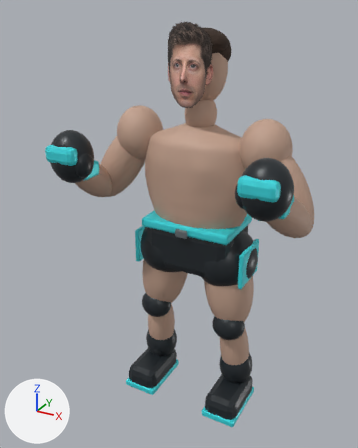
Before and after pictures for a commit that changed the glTF model public/models/sam_altman.glb.
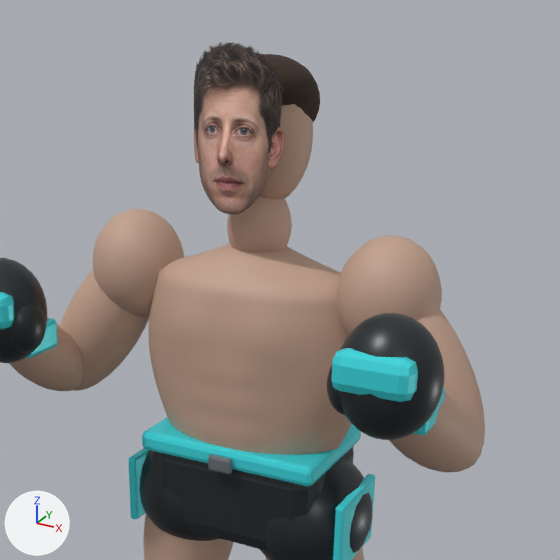
Old and new are each drawn whole from a camera (50 mm lens) standing at (1.14, -2.28, 2.23) and looking at (-0.04, -0.15, 1.16) and again close up on the part from 20% to 98% of the width and 0% to 63% of the height. The lights are fixed; the arrows at lower left show +X, +Y and +Z. The first two pictures are the older version. Vertices at exactly the same position are counted once.

Objects in the first close-up: 'sam_altman_body'.
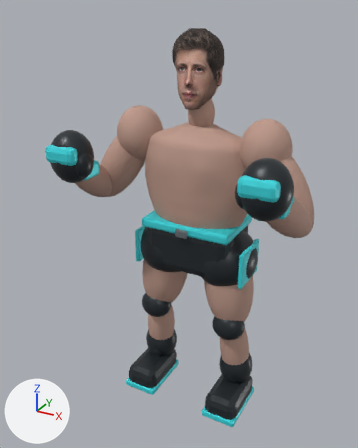
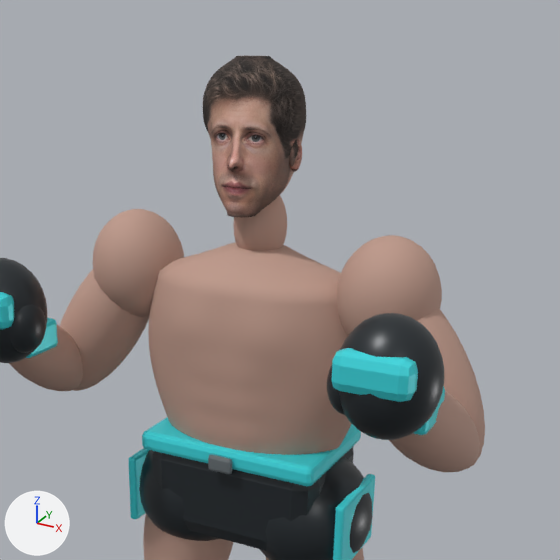
Boxes (x1, y1, x2, y2) around the edits, measured in the close-ups (560 x 560 px):
'sam_altman_body', recoloured, reshaped: before (0, 42, 485, 560); after (0, 56, 485, 560)
part 1 of me_continuous_anatomical_torso_003, cut back: before (194, 42, 320, 252); after (203, 56, 306, 250)

What changed in the scene script:
```text
Change mat_skin_003:
    where n0 = _N.new('ShaderNodeBsdfPrincipled'); n0.name = 'Principled BSDF'
    remove n0.inputs[0].default_value = (0.55, 0.36, 0.27, 1.0)  # 'Base Color', beige #c4a28e
    n0.inputs[2].default_value: 0.59 -> 0.76  # 'Roughness'
    add n2 = _N.new('ShaderNodeMix'); n2.name = 'Mix'
    add n2.data_type = 'RGBA'
    add n2.blend_type = 'MULTIPLY'
    add n2.inputs[0].default_value = 1.0  # 'Factor'
    add n2.inputs[7].default_value = (0.521, 0.323, 0.258, 1.0)  # 'B', beige #bf9a8b
    add n3 = _N.new('ShaderNodeVertexColor'); n3.name = 'Color Attribute'
    add _L.new(n2.outputs[2], n0.inputs[0])  # 'Result' to 'Base Color'
    add _L.new(n3.outputs[0], n2.inputs[6])  # 'Color' to 'A'
Change mat_fighter_accent_003:
    where n0 = _N.new('ShaderNodeBsdfPrincipled'); n0.name = 'Principled BSDF'
    remove n0.inputs[0].default_value = (0.05, 0.75, 0.81, 1.0)  # 'Base Color', cyan #3fe1e8
    add n2 = _N.new('ShaderNodeMix'); n2.name = 'Mix'
    add n2.data_type = 'RGBA'
    add n2.blend_type = 'MULTIPLY'
    add n2.inputs[0].default_value = 1.0  # 'Factor'
    add n2.inputs[7].default_value = (0.05, 0.75, 0.81, 1.0)  # 'B', cyan #3fe1e8
    add n3 = _N.new('ShaderNodeVertexColor'); n3.name = 'Color Attribute'
    add _L.new(n2.outputs[2], n0.inputs[0])  # 'Result' to 'Base Color'
    add _L.new(n3.outputs[0], n2.inputs[6])  # 'Color' to 'A'
Change mat_titanium_003:
    where n0 = _N.new('ShaderNodeBsdfPrincipled'); n0.name = 'Principled BSDF'
    remove n0.inputs[0].default_value = (0.25, 0.29, 0.31, 1.0)  # 'Base Color', grey #899397
    add n2 = _N.new('ShaderNodeMix'); n2.name = 'Mix'
    add n2.data_type = 'RGBA'
    add n2.blend_type = 'MULTIPLY'
    add n2.inputs[0].default_value = 1.0  # 'Factor'
    add n2.inputs[7].default_value = (0.25, 0.29, 0.31, 1.0)  # 'B', grey #899397
    add n3 = _N.new('ShaderNodeVertexColor'); n3.name = 'Color Attribute'
    add _L.new(n2.outputs[2], n0.inputs[0])  # 'Result' to 'Base Color'
    add _L.new(n3.outputs[0], n2.inputs[6])  # 'Color' to 'A'
Add mat_sam_altman_continuous_scalp_and_jaw:
    mat_sam_altman_continuous_scalp_and_jaw = bpy.data.materials.new('sam_altman continuous scalp and jaw')
    mat_sam_altman_continuous_scalp_and_jaw.use_nodes = True; mat_sam_altman_continuous_scalp_and_jaw.node_tree.nodes.clear()
    _N = mat_sam_altman_continuous_scalp_and_jaw.node_tree.nodes; _L = mat_sam_altman_continuous_scalp_and_jaw.node_tree.links
    n0 = _N.new('ShaderNodeBsdfPrincipled'); n0.name = 'Principled BSDF'
    n0.inputs[2].default_value = 0.82  # 'Roughness'
    n1 = _N.new('ShaderNodeOutputMaterial'); n1.name = 'Material Output'
    n2 = _N.new('ShaderNodeVertexColor'); n2.name = 'Color Attribute'
    _L.new(n0.outputs[0], n1.inputs[0])  # 'BSDF' to 'Surface'
    _L.new(n2.outputs[0], n0.inputs[0])  # 'Color' to 'Base Color'
Add mat_sam_altman_fitted_face:
    mat_sam_altman_fitted_face = bpy.data.materials.new('sam_altman fitted face')
    # uses the picture img_fighter_face_atlas
Change me_continuous_anatomical_torso_003:
    remove me_continuous_anatomical_torso_003.from_pydata(...)  # 14410 vertices, 28404 faces; spans x -0.65..0.65, y -0.52..0.18, z 0.0..2.16
    add me_continuous_anatomical_torso_003.from_pydata(...)  # 20909 vertices, 41612 faces; spans x -0.65..0.65, y -0.52..0.18, z 0.0..2.13
    me_continuous_anatomical_torso_003 part 1: 144 vertices moved within x -0.13..0.11, y -0.09..0.13, z 1.62..2.13; 4460 vertices removed from x -0.2..0.2, y -0.18..0.16, z 1.62..2.16; 10959 vertices added at x -0.14..0.11, y -0.14..0.14, z 1.62..2.13
    remove me_continuous_anatomical_torso_003.materials.append(mat_hair_003)  # brown #39291e
    remove me_continuous_anatomical_torso_003.materials.append(mat_facial_likeness_texture_003)
    add me_continuous_anatomical_torso_003.materials.append(mat_sam_altman_fitted_face)
    add me_continuous_anatomical_torso_003.materials.append(mat_sam_altman_continuous_scalp_and_jaw)
```
